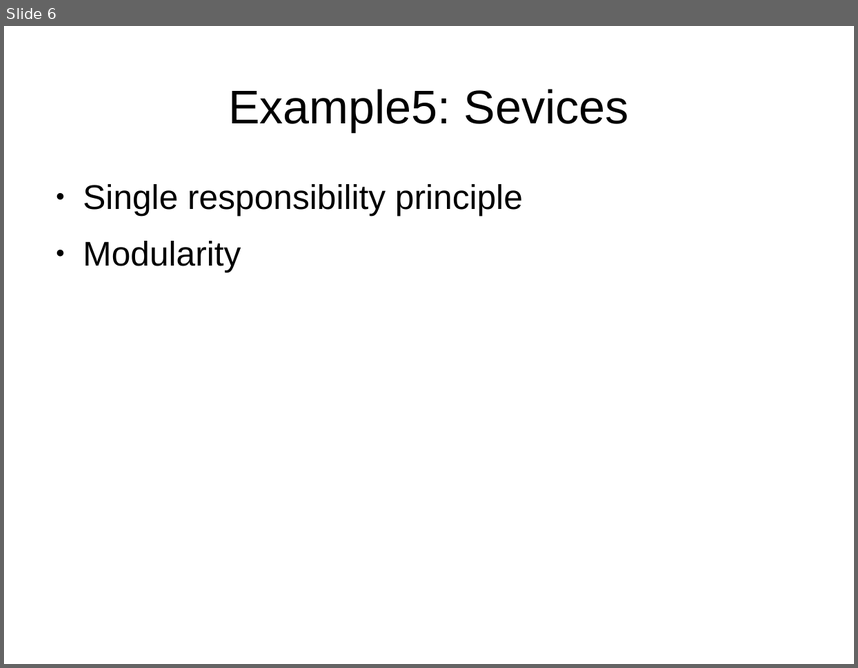
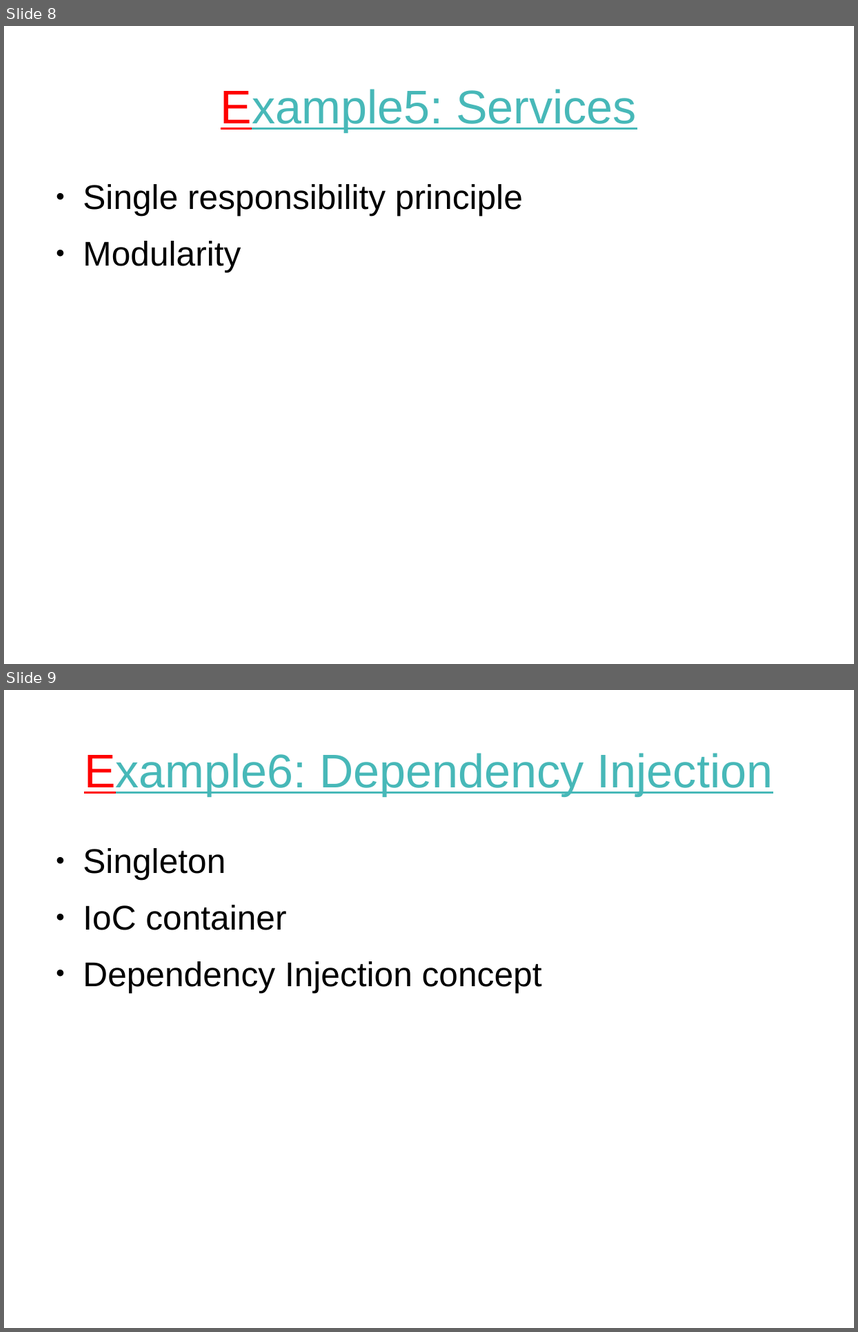
Before and after one commit to tautvilas/frameworks-lecture, a slide deck: doc/presentation.odp. Shown one above the other, each under a label of ours: slide 6 before the commit, slides 8 and 9 after it. The pictures are 858x668 and 858x1332 pixels, drawn with LibreOffice and Linux fonts; fonts in the diff are those of the drawing. Boxes give left, top, right and bottom in pixels: in the first picture for what was removed or moved away, otherwise in the second. Text is boxed around its words. In the diff, an @@ line names an element or a change of style, - is before the commit and + after.

```diff
--- a/doc/presentation.odp
+++ b/doc/presentation.odp
@@ slide 9 added at bbox=[4, 690, 854, 1328], background #FFFFFF @@
@@ title added at bbox=[84, 753, 773, 796], 44 pt, text #47B8B8, underline @@
+Example6: Dependency Injection
@@ text added at bbox=[83, 848, 542, 992], 32 pt, text #000000 @@
+● Singleton
+● IoC container
+● Dependency Injection concept
@@ what was slide 6 is now slide 8 @@
@@ slide 8 changed as well @@
@@ title at bbox=[221, 89, 637, 132]: text changed; text colour #000000 to #47B8B8 @@
-Example5: Sevices
+Example5: Services
```
Also in this commit, not shown: 3 other slides changed, 6 other slides added, 4 slides removed.
